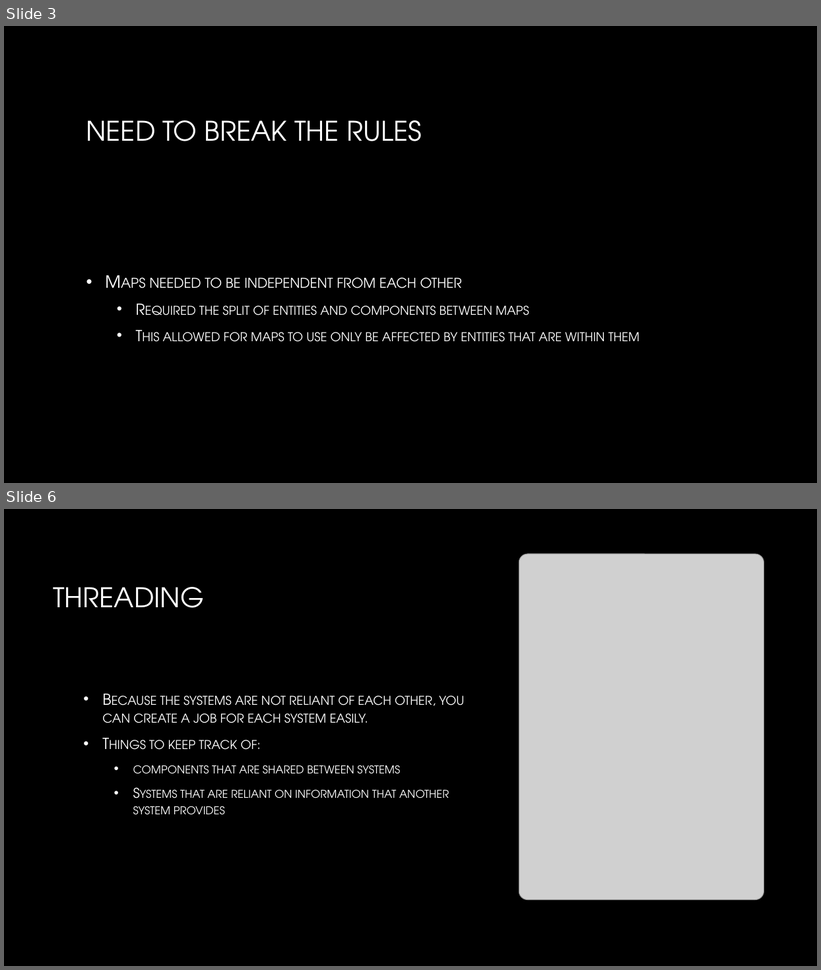
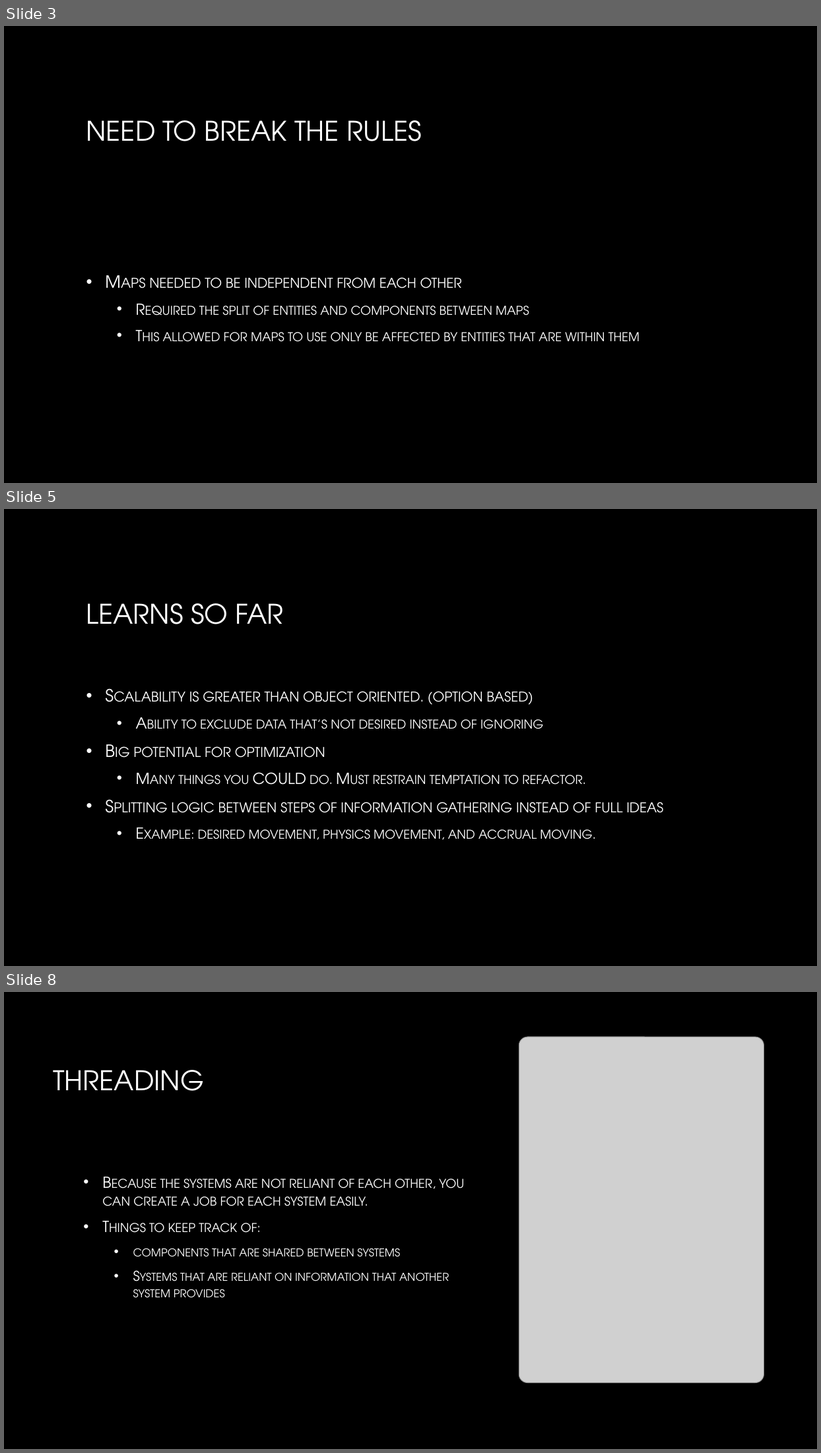
Before and after one commit to adamriley1219/RealmOfTheMadAdam, a slide deck: MidTermPresentation.pptx. Shown one above the other, each under a label of ours: slides 3 and 6 before the commit, slides 3, 5 and 8 after it; the slides between them are not shown. The pictures are 821x970 and 821x1453 pixels, drawn with LibreOffice and Linux fonts; fonts in the diff are those of the drawing; grey boxes stand for pictures; background and template pictures are left out. Boxes give left, top, right and bottom in pixels: in the first picture for what was removed or moved away, otherwise in the second. Text is boxed around its words. In the diff, an @@ line names an element or a change of style, - is before the commit and + after.

Commit message:
AR: presentation update

```diff
--- a/MidTermPresentation.pptx
+++ b/MidTermPresentation.pptx
@@ slide 5 added at (x1=4, y1=509, x2=817, y2=966), background picture (left out) @@
@@ title added at (x1=86, y1=603, x2=284, y2=625), 32 pt, text gradient #FFFFFF to #A6A6A6 @@
+LEARNS SO FAR
@@ text added at (x1=133, y1=691, x2=663, y2=840), 18 pt, text gradient #FFFFFF to #BFBFBF, small capitals @@
+• Scalability is greater than object oriented. (option based)
+  • Ability to exclude data that’s not desired instead of ignoring
+• Big potential for optimization
+  • Many things you COULD do. Must restrain temptation to refactor.
+• Splitting logic between steps of information gathering instead of full ideas
+  • Example: desired movement, physics movement, and accrual moving.
@@ what was slide 6 is now slide 8 @@
```
Also in this commit, not shown: 3 slides changed, 1 other slide added.
